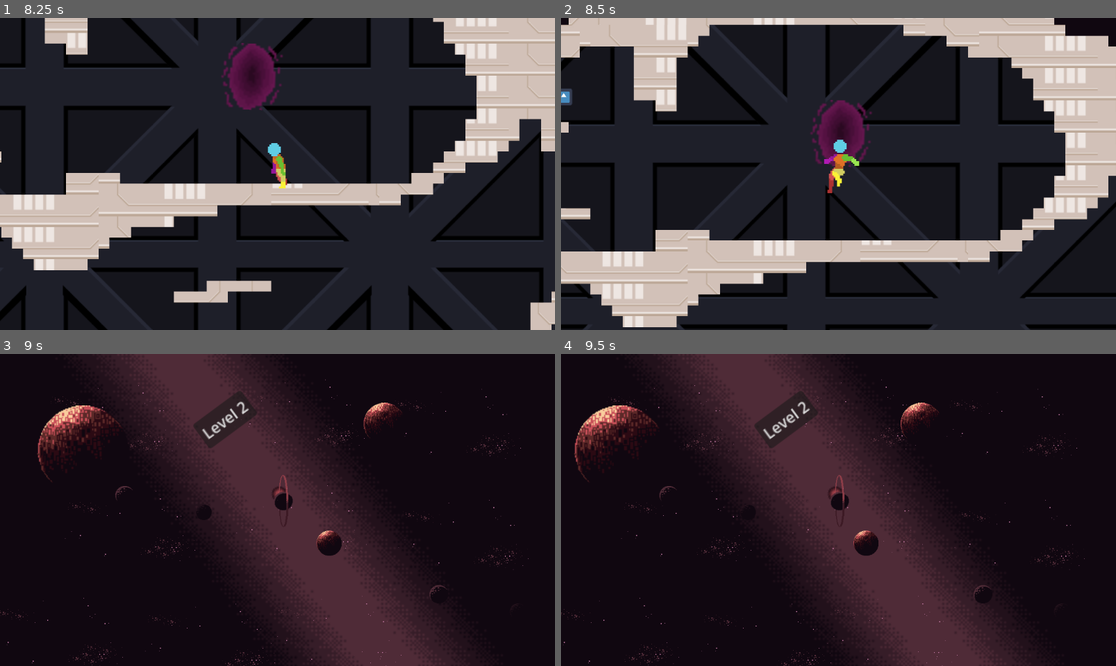
Above: before the commit, frames 1-4 (two rows, left to right).
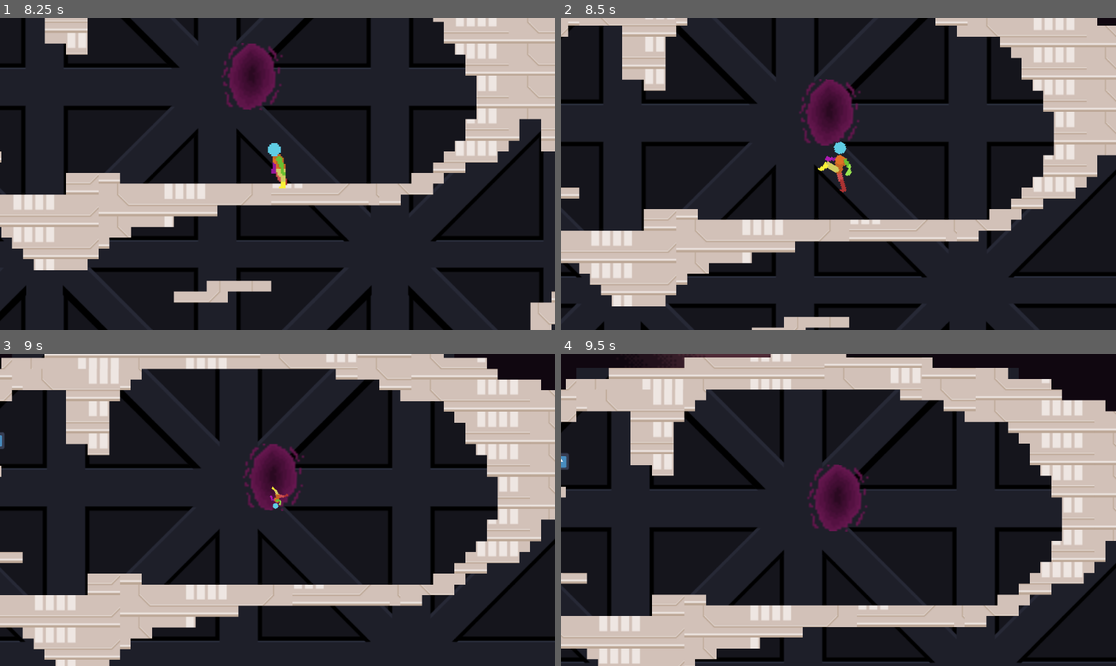
Above: after the commit, the same moments.

Repository: StevenPartridge/starduds
Game: Godot game, scene res://scenes/platformer/level2.tscn
Same seed, same stepped clock (60 frames per second), same inputs: the game is played once before the commit and once after it. This scene is started directly instead of the project's main scene. The engine's default icon, where the game draws it, is replaced by a stand-in: a white triangle on a blue panel in a dark square.
Inputs:
- Up to frame 1 (8.25 s): hold D (MoveRight) 0.53-1.25 s; hold S (Crouch) 0.53-1.25 s; tap Space (Jump) at 0.77, 3.77, 5.27, 6.02, 6.77 s; click "/\" at 1.25 s; click "8" at 2 s; click "X" at 2.75 s; hold D (MoveRight) 3.53-4.28 s; tap E (Interact) at 3.6, 8.1 s; hold A (MoveLeft) 4.28-5.03 s; hold Shift (Sprint) 4.28-5.03 s; hold D (MoveRight) 5.03-6.53 s; tap S (Crouch) at 5.1 s; hold E (Interact) 5.78-6.53 s; hold A (MoveLeft) 6.53-7.28 s; tap Shift (Sprint) at 6.6 s; hold D (MoveRight) 7.28-8.03 s; hold S (Crouch) 7.28-8.03 s; hold A (MoveLeft) from 8.03 s (still down)
- Up to frame 2 (8.5 s): keep holding A (MoveLeft); tap Space (Jump) at 8.27 s
- Up to frame 3 (9 s): keep holding A (MoveLeft); hold Shift (Sprint) from 8.78 s (still down)
- Up to frame 4 (9.5 s): keep holding A (MoveLeft); keep holding Shift (Sprint); tap Space (Jump) at 9.02 s

Frame 1 is identical in both runs. In frame 2, 38% of the frame differs, in the area x 0-100%, y 0-100%; in frame 3, 65%; in frame 4, 64%.

Commit message:
Accidentally added animations to the portal

Diff:
--- a/src/Manny5/Manny5.gd
+++ b/src/Manny5/Manny5.gd
@@ -32,6 +32,8 @@
 @onready var state_land = $FiniteStateMachine/StateLand
 @onready var state_crouch = $FiniteStateMachine/StateCrouch
 @onready var state_push_pull_idle = $FiniteStateMachine/StatePushPullIdle
+@onready var state_teleport = $FiniteStateMachine/StateTeleport
+
 @export var coins_ui: Control
 
 
@@ -46,6 +48,8 @@
 @export var jump_state = JumpState.JUMP
 var current_time = 0.0
 var input_delay_until = 0.0
+var is_teleport: bool = false
+var move_to = [0.0, 0.0]
 
 @export var inventory: Inventory
 
@@ -57,7 +61,7 @@
 func _physics_process(delta):
 	current_time += delta
 	velocity.y += GRAVITY * delta
-	handle_input()
+	update_state()
 
 func get_collider():
 	var right = ray_cast_2d_right.get_collider()
@@ -132,7 +136,9 @@
 const DOUBLE_JUMP_DELAY = 0.2
 const JUMP_DELAY = 0.1
 const LAND_DELAY = 0.15
-func handle_input():
+func update_state():
+	if is_teleport:
+		fsm.change_state(state_teleport)
 	if is_on_floor():
 		jump_state = JumpState.FLOOR
 	if input_delay_until > current_time:
@@ -194,6 +200,11 @@
 	print("end")
 
 func teleport_to(location: String) -> void:
-	animation_player.play("teleport")
+
 	await get_tree().create_timer(0.4).timeout
 	SceneManager.SwitchScene(location)
+
+func gravity_to(x: int, y: int):
+	is_teleport = true
+	animation_player.play("teleport")
+	move_to = [x,y]
--- a/src/Manny5/Manny5.tscn
+++ b/src/Manny5/Manny5.tscn
@@ -30,6 +30,7 @@
 [ext_resource type="Script" path="res://Manny5/States/StateLand.gd" id="27_3lrfo"]
 [ext_resource type="Script" path="res://Manny5/States/StateCrouch.gd" id="28_dlahs"]
 [ext_resource type="Script" path="res://Manny5/States/StatePushPullIdle.gd" id="29_bddhp"]
+[ext_resource type="Script" path="res://Manny5/States/StateTeleport.gd" id="31_a05r5"]
 
 [sub_resource type="AtlasTexture" id="AtlasTexture_1nxw2"]
 atlas = ExtResource("2_v3h44")
@@ -1212,6 +1213,18 @@
 "update": 0,
 "values": [Vector2(3.34508, 3.34508), Vector2(0, 0)]
 }
+tracks/1/type = "value"
+tracks/1/imported = false
+tracks/1/enabled = true
+tracks/1/path = NodePath("AnimatedSprite2D:rotation")
+tracks/1/interp = 1
+tracks/1/loop_wrap = true
+tracks/1/keys = {
+"times": PackedFloat32Array(0, 0.5, 1),
+"transitions": PackedFloat32Array(1, 1, 1),
+"update": 0,
+"values": [0.0, 3.14159, 6.28319]
+}
 
 [sub_resource type="AnimationLibrary" id="AnimationLibrary_koeh0"]
 _data = {
@@ -1286,6 +1299,12 @@
 animator = NodePath("../../AnimatedSprite2D")
 manny = NodePath("../..")
 
+[node name="StateTeleport" type="Node" parent="FiniteStateMachine" node_paths=PackedStringArray("animator", "manny", "animation_player")]
+script = ExtResource("31_a05r5")
+animator = NodePath("../../AnimatedSprite2D")
+manny = NodePath("../..")
+animation_player = NodePath("../../AnimationPlayer")
+
 [node name="RayCast2DRight" type="RayCast2D" parent="."]
 position = Vector2(1, 17)
 target_position = Vector2(70, 0)
--- /dev/null
+++ b/src/Manny5/States/StateTeleport.gd
@@ -0,0 +1,31 @@
+class_name StateTeleport
+extends State
+
+@export var animator: AnimatedSprite2D
+@export var manny: Manny
+@export var animation_player: AnimationPlayer
+
+
+func _ready():
+	set_physics_process(false)
+
+func _enter_state() -> void:
+	set_physics_process(true)
+
+func _exit_state() -> void:
+	set_physics_process(false)
+
+func _physics_process(delta):
+	animator.play("Run")
+	manny.velocity = Vector2.ZERO  # Reset velocity
+
+	var target = Vector2(manny.move_to[0], manny.move_to[1])
+	if target != Vector2.ZERO:
+		var direction = (target - manny.position).normalized()
+		manny.velocity = direction * 120
+
+		if manny.position.distance_to(target) < 1:
+			manny.velocity = Vector2.ZERO  # Stop moving
+			manny.move_to = [0.0, 0.0]  # Reset target
+
+	manny.move_and_slide()
--- a/src/scenes/platformer/portal.gd
+++ b/src/scenes/platformer/portal.gd
@@ -15,4 +15,9 @@
 func _on_body_entered(body):
 	if body.has_method("teleport_to"):
 		body.teleport_to(teleport_to)
-		queue_free()
+
+
+
+func _on_area_2d_body_entered(body):
+	if body.has_method("gravity_to"):
+		body.gravity_to(position.x, position.y)
--- a/src/scenes/platformer/portal.tscn
+++ b/src/scenes/platformer/portal.tscn
@@ -67,11 +67,13 @@
 "pulse": SubResource("Animation_rwi1g")
 }
 
+[sub_resource type="CircleShape2D" id="CircleShape2D_oxan3"]
+
 [node name="portal" type="Area2D"]
 script = ExtResource("1_wchdk")
 
-[node name="CollisionShape2D" type="CollisionShape2D" parent="."]
-scale = Vector2(0.88, 1)
+[node name="TriggerTeleport" type="CollisionShape2D" parent="."]
+scale = Vector2(0.439999, 0.499999)
 shape = SubResource("CircleShape2D_g68e3")
 
 [node name="AnimatedSprite2D" type="AnimatedSprite2D" parent="."]
@@ -86,4 +88,11 @@
 "": SubResource("AnimationLibrary_i11ag")
 }
 
+[node name="Area2D" type="Area2D" parent="."]
+
+[node name="TriggerGravity" type="CollisionShape2D" parent="Area2D"]
+scale = Vector2(11.08, 11.08)
+shape = SubResource("CircleShape2D_oxan3")
+
 [connection signal="body_entered" from="." to="." method="_on_body_entered"]
+[connection signal="body_entered" from="Area2D" to="." method="_on_area_2d_body_entered"]
Not shown: 1 places in src/Manny5/Manny5.tscn that only renumber resources
Not shown: 1 places in src/scenes/platformer/portal.tscn that only renumber resources
